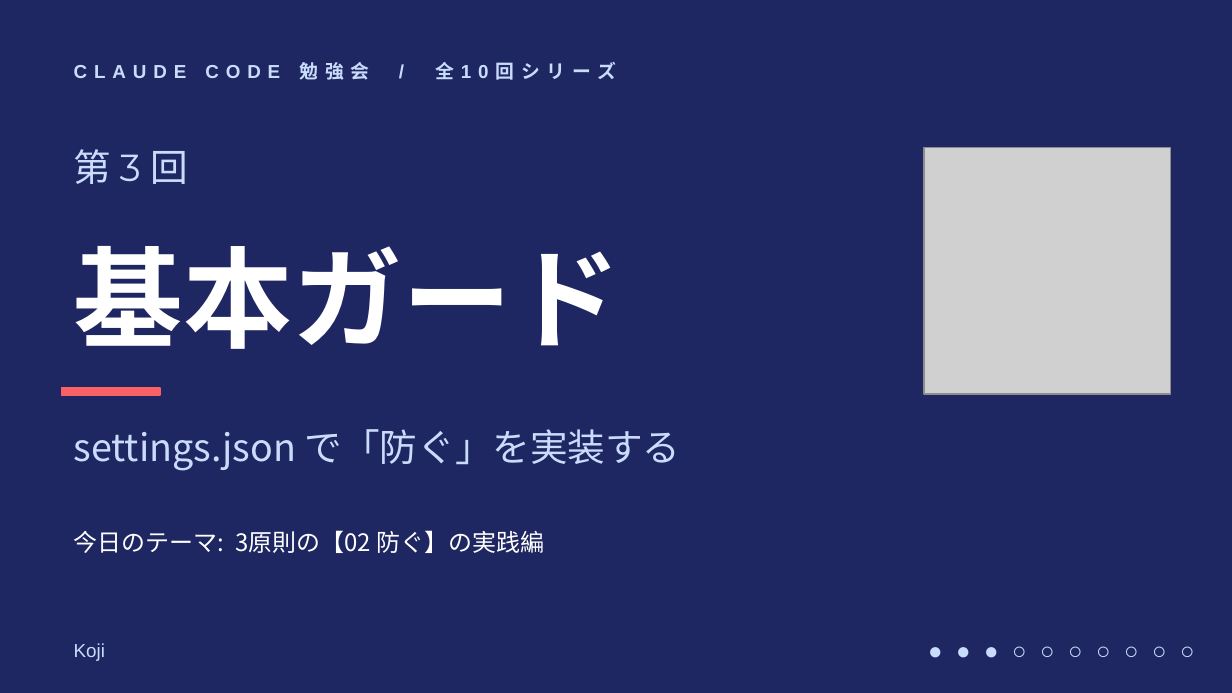
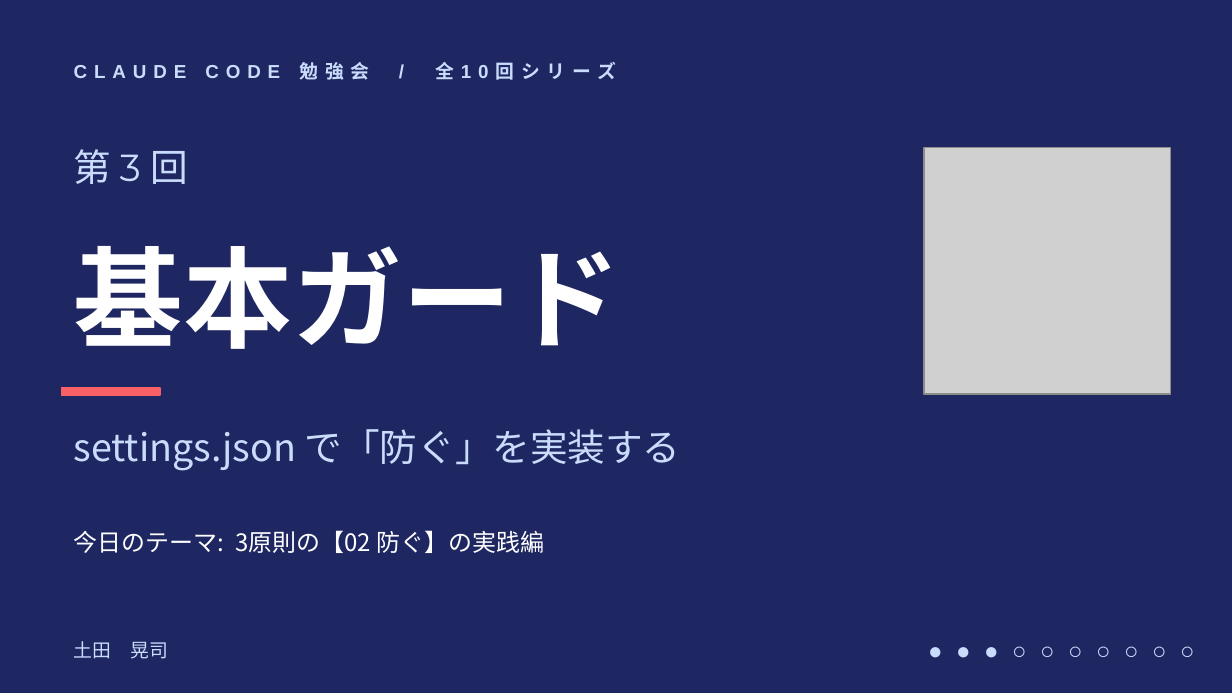
Before and after one commit to ktsuchida11/ClaudeWorkshop, a slide deck: slide 1 of session3/session3_full.pptx. Drawn at 1232x693 pixels with LibreOffice and Linux fonts; fonts in the diff are those of the drawing; grey boxes stand for pictures. Boxes give left, top, right and bottom in pixels: in the first picture for what was removed or moved away, otherwise in the second. Text is boxed around its words. In the diff, an @@ line names an element or a change of style, - is before the commit and + after.

```diff
--- a/session3/session3_full.pptx
+++ b/session3/session3_full.pptx
@@ text at [74, 641, 168, 659]: text changed @@
-Koji
+土田 晃司
```
Also in this commit, not shown: 1 other slide changed.
